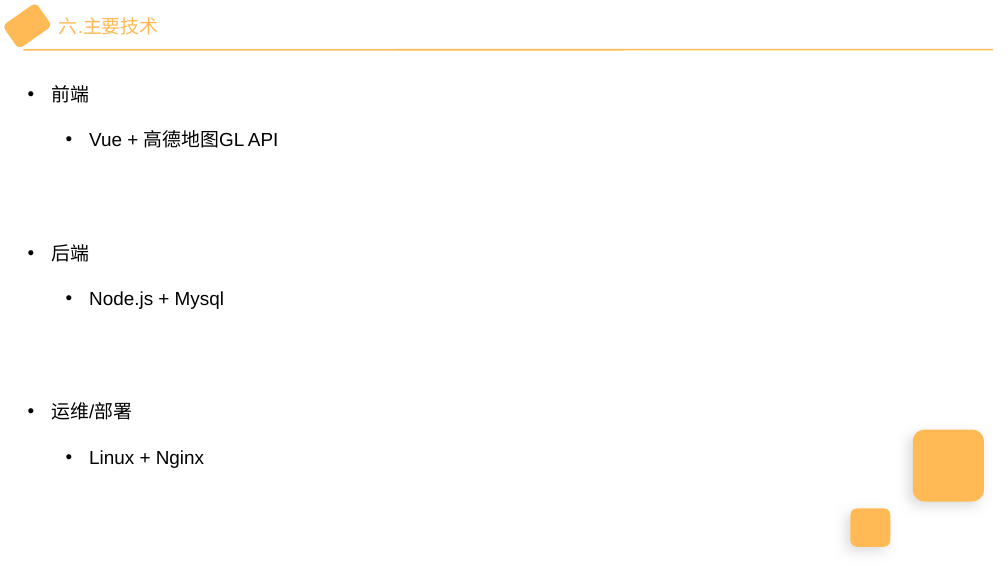
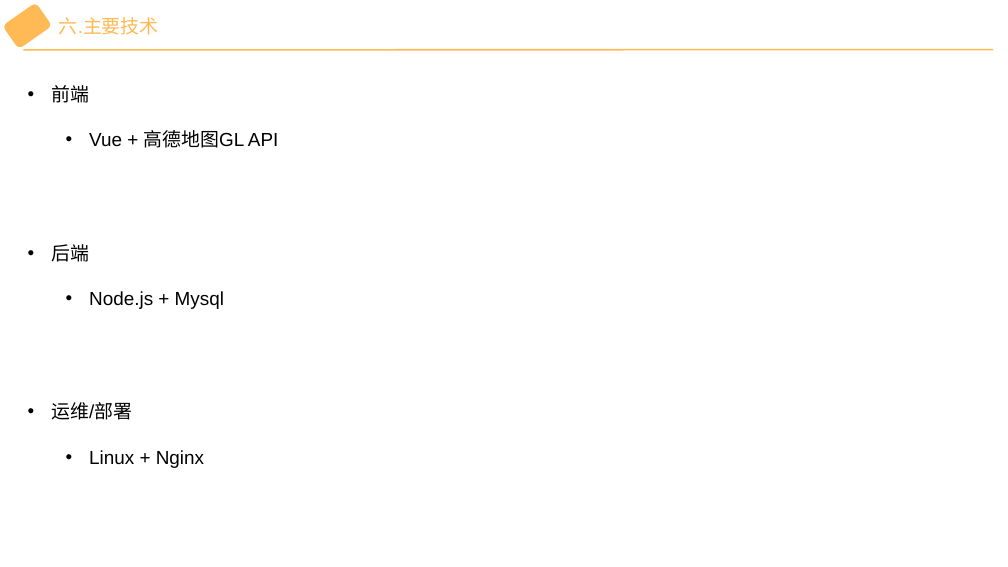
Before and after one commit to wu-yu-pei/graduation-design-file, a slide deck: slide 8 of 开题报告演讲PPT.pptx (slide 7 before the commit). Drawn at 1008x567 pixels with LibreOffice and Linux fonts; fonts in the diff are those of the drawing. Boxes give left, top, right and bottom in pixels: in the first picture for what was removed or moved away, otherwise in the second. Text is boxed around its words. In the diff, an @@ line names an element or a change of style, - is before the commit and + after.

```diff
--- a/开题报告演讲PPT.pptx
+++ b/开题报告演讲PPT.pptx
@@ rounded rectangle removed at (913,430,984,501) @@
@@ rounded rectangle removed at (851,509,891,547) @@
```
Also in this commit, not shown: 2 slides added.
